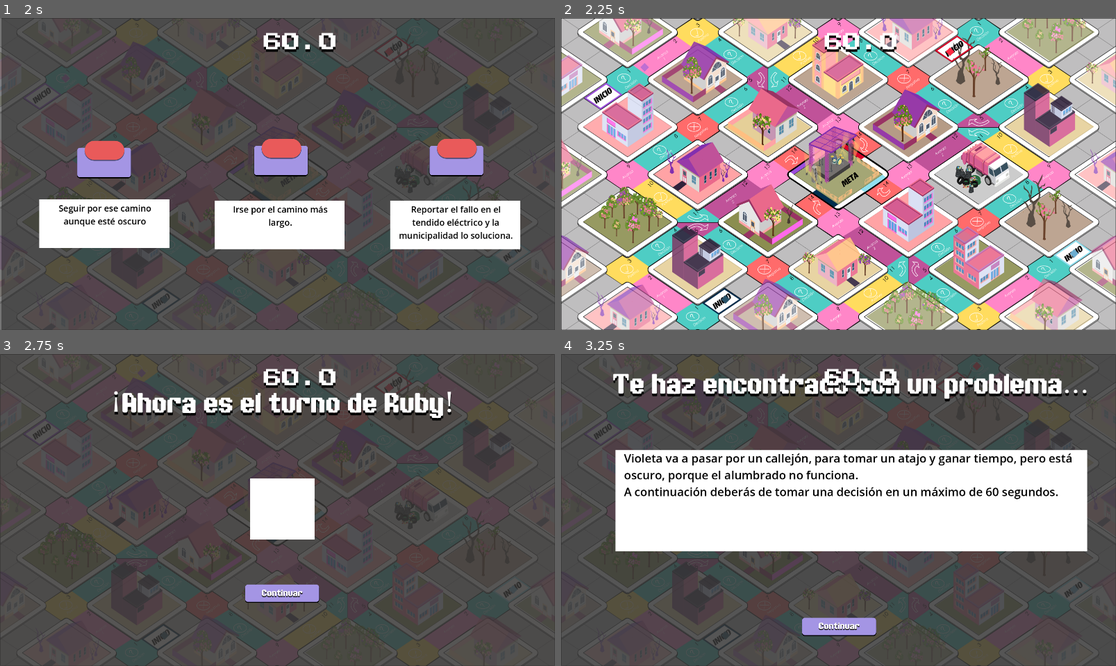
Above: before the commit, frames 1-4 (two rows, left to right).
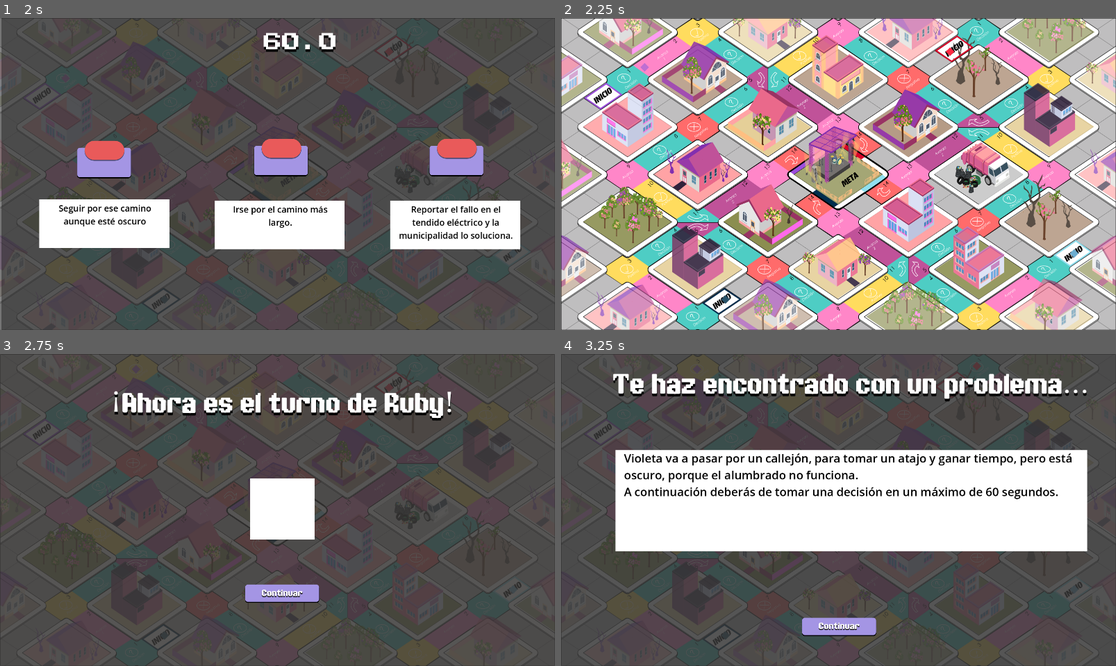
Above: after the commit, the same moments.

Repository: AleML1024/Ciudad-Magenta
Game: Godot game, scene res://Main.tscn
Two runs of this game, one before a commit and one after it. Both use one fixed random seed, a clock stepped at 60 frames per second and the inputs below.
Inputs (mouse positions are in pixels of both pictures, inside the frame that each line leads up to):
- Up to frame 1 (2 s): click "Continuar" at 0.5 s; click "Continuar" at 1.25 s
- Up to frame 2 (2.25 s): click (666, 149) at 2.02 s
- Up to frame 3 (2.75 s): no input
- Up to frame 4 (3.25 s): click "Continuar" at 2.75 s

Frame 1 is identical in both runs. In frame 2, 0.5% of the frame differs, in the area x 47-61%, y 4-11%; in frame 3, 0.5%; in frame 4, 0.4%.

Commit message:
Lógica de turnos casi terminada

Diff:
--- a/decision_options_screen.gd
+++ b/decision_options_screen.gd
@@ -42,7 +42,7 @@
 	var result = decision_data["options"][index]["result"]
 	emit_signal("option_selected", result)
 	visible = false
-	timer_label.visible = true
+	timer_label.visible = false
 
 func _process(delta):
 	if not visible:
--- a/game_manager.gd
+++ b/game_manager.gd
@@ -60,16 +60,21 @@
 
 func _on_turn_continue():
 	turn_screen.visible = false
+	var player = players[current_player_index]
+	print("Primer turno:", player.is_first_turn, "Tile:", player.tile_index)
 
-	var player = players[current_player_index]
+	if player.has_pending_decision:
+		start_decision(player)
+		return
 
 	if player.is_first_turn:
 		player.is_first_turn = false
 		player.move_steps(1)
 	else:
-		start_turn()
+		player.move_steps(1)
 
 func end_turn():
+	print("FIN TURNO:", players[current_player_index].name)
 	turn_in_progress = false
 	current_player_index = (current_player_index + 1) % players.size()
 	start_turn()
@@ -140,7 +145,7 @@
 		player.add_coins(result["coins"])
 
 	if result.has("move"):
-		player.move_steps(result["move"])
+		await player.move_steps(result["move"])
 	else:
 		end_turn()
 
@@ -160,3 +165,6 @@
 
 	var player = players[current_player_index]
 	decision_options_ui.show_decision(player.pending_decision_card)
+
+func on_tile_resolved(_player):
+	end_turn()
--- a/player.gd
+++ b/player.gd
@@ -43,7 +43,6 @@
 			0.3
 		)
 		await tween.finished
-
 	resolve_tile()
 
 func resolve_tile():
@@ -52,31 +51,29 @@
 	match tile["type"]:
 		board.tile_type.POSITIVE:
 			# aplicar carta
-			move_steps(1)
-			finish_turn()
+			game_manager.on_tile_resolved(self)
 
 		board.tile_type.NEGATIVE:
 			# aplicar carta
-			move_steps(1)
-			finish_turn()
+			game_manager.on_tile_resolved(self)
 
 		board.tile_type.DECISION:
+			if has_pending_decision:
+				return
+
 			has_pending_decision = true
 			pending_decision_card = game_manager.card_manager.draw_card(
 				character_type,
 				"decision"
 			)
+
 			game_manager.start_decision(self)
 			return
 
 		board.tile_type.ADVANCE:
 			move_steps(tile["value"])
-			finish_turn()
 
 func add_coins(amount: int):
 	coins += amount
 	coins = max(coins, 0)
 	print(name, "monedas:", coins)
-
-func finish_turn():
-	game_manager.end_turn()
